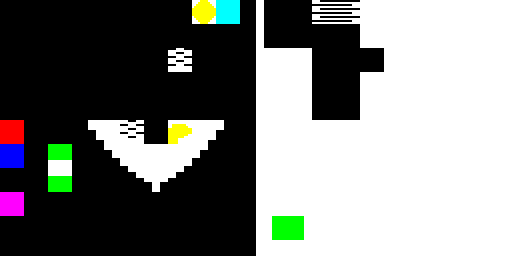
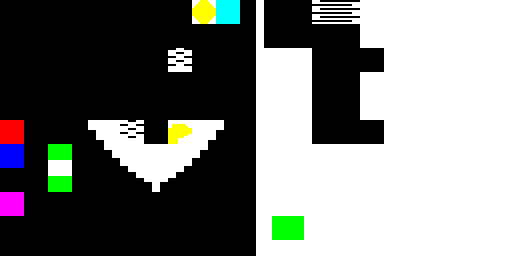
Layers edited between the first and the second w=512, h=256 image:
painted on "Background" over [312, 120, 384, 144]
